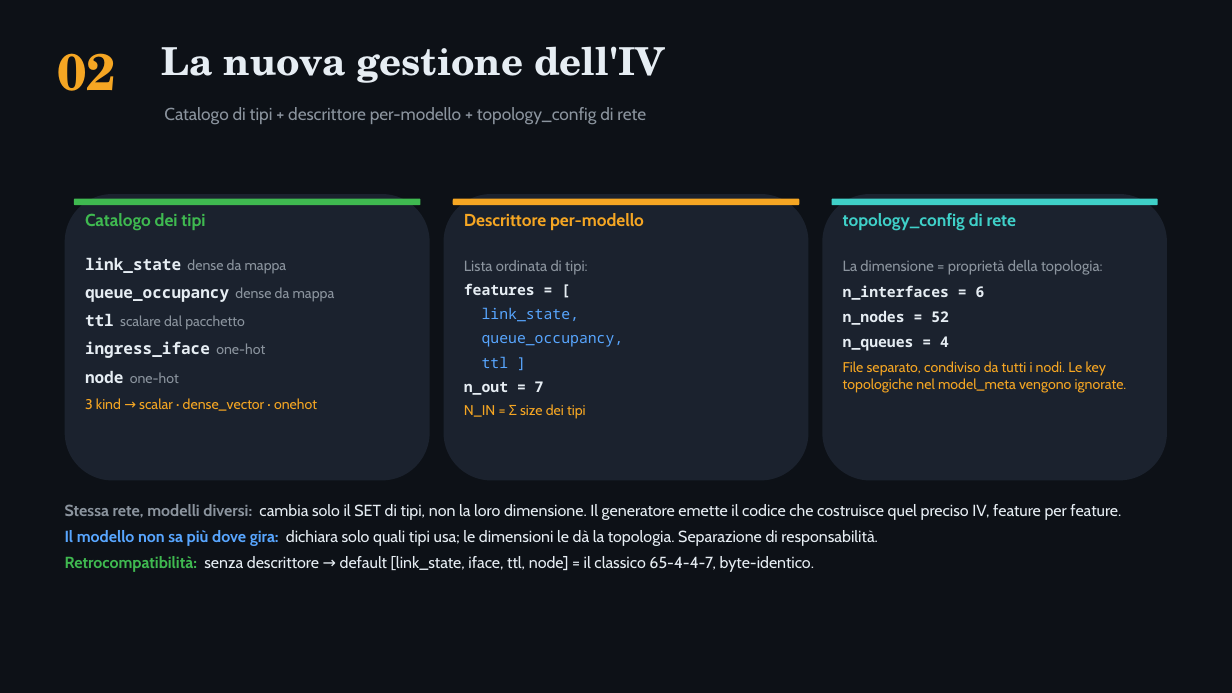
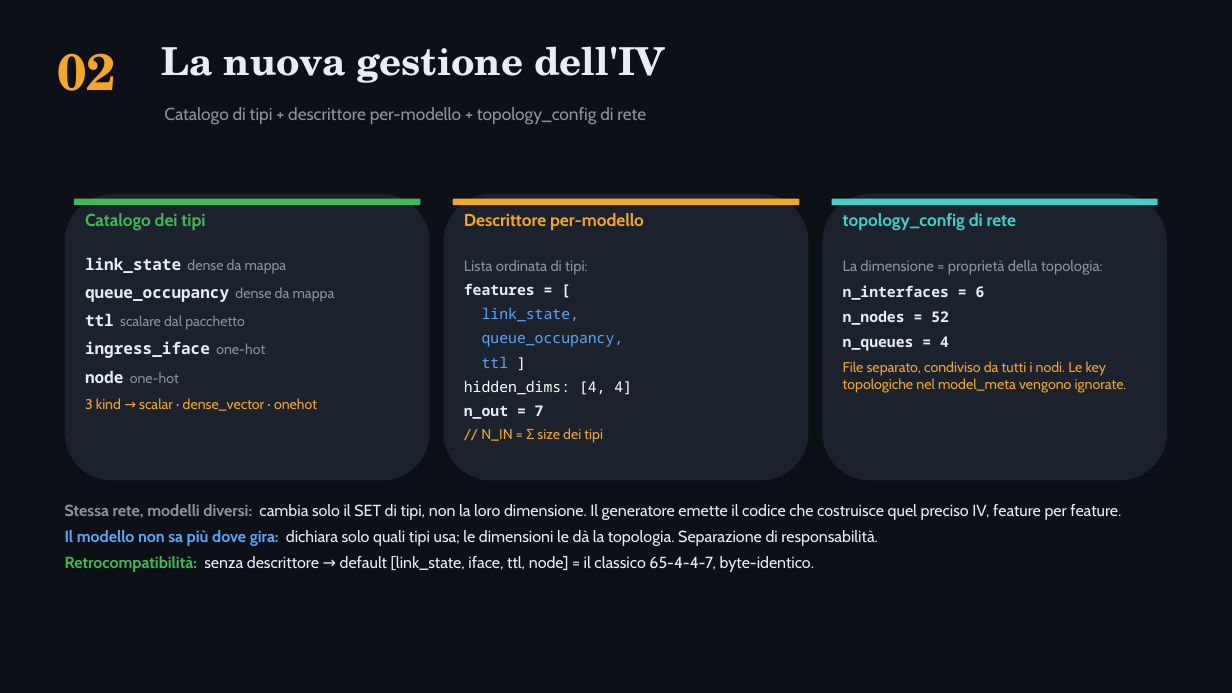
Before and after one commit to ettore-cantile/ipa_lab, a slide deck: slide 3 of docs/IPA_hardcoded_IV_ricompilazione.pptx. Drawn at 1232x693 pixels with LibreOffice and Linux fonts; fonts in the diff are those of the drawing. Boxes give left, top, right and bottom in pixels: in the first picture for what was removed or moved away, otherwise in the second. Text is boxed around its words. In the diff, an @@ line names an element or a change of style, - is before the commit and + after.

```diff
--- a/docs/IPA_hardcoded_IV_ricompilazione.pptx
+++ b/docs/IPA_hardcoded_IV_ricompilazione.pptx
@@ text at bbox=[464, 380, 632, 395]: paragraph added @@
+hidden_dims: [4, 4]
@@ text at bbox=[481, 428, 603, 443]: text changed @@
-N_IN = Σ size dei tipi
+// N_IN = Σ size dei tipi
```
Also in this commit, not shown: 4 other slides changed, 6 other files.
